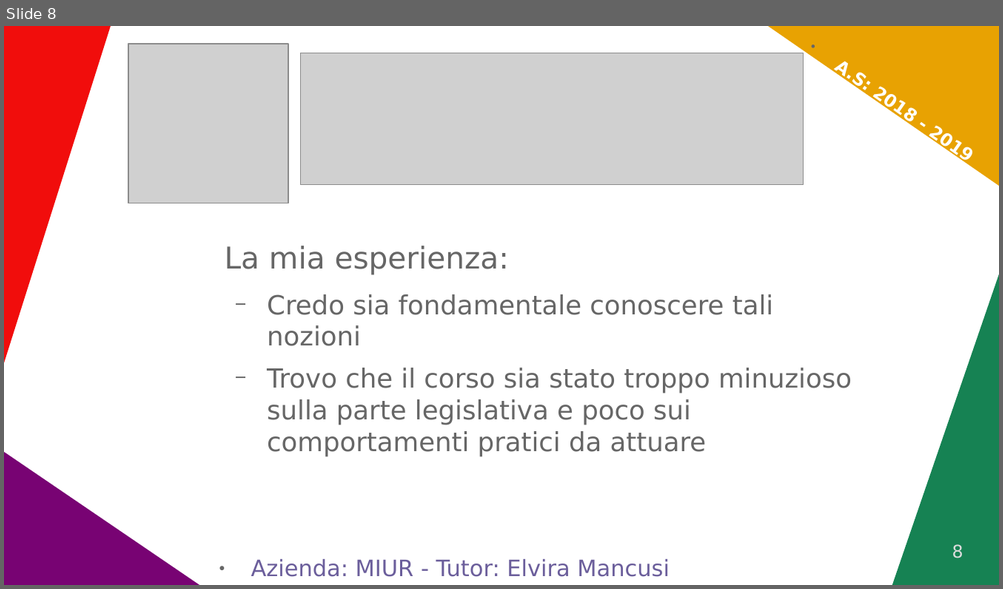
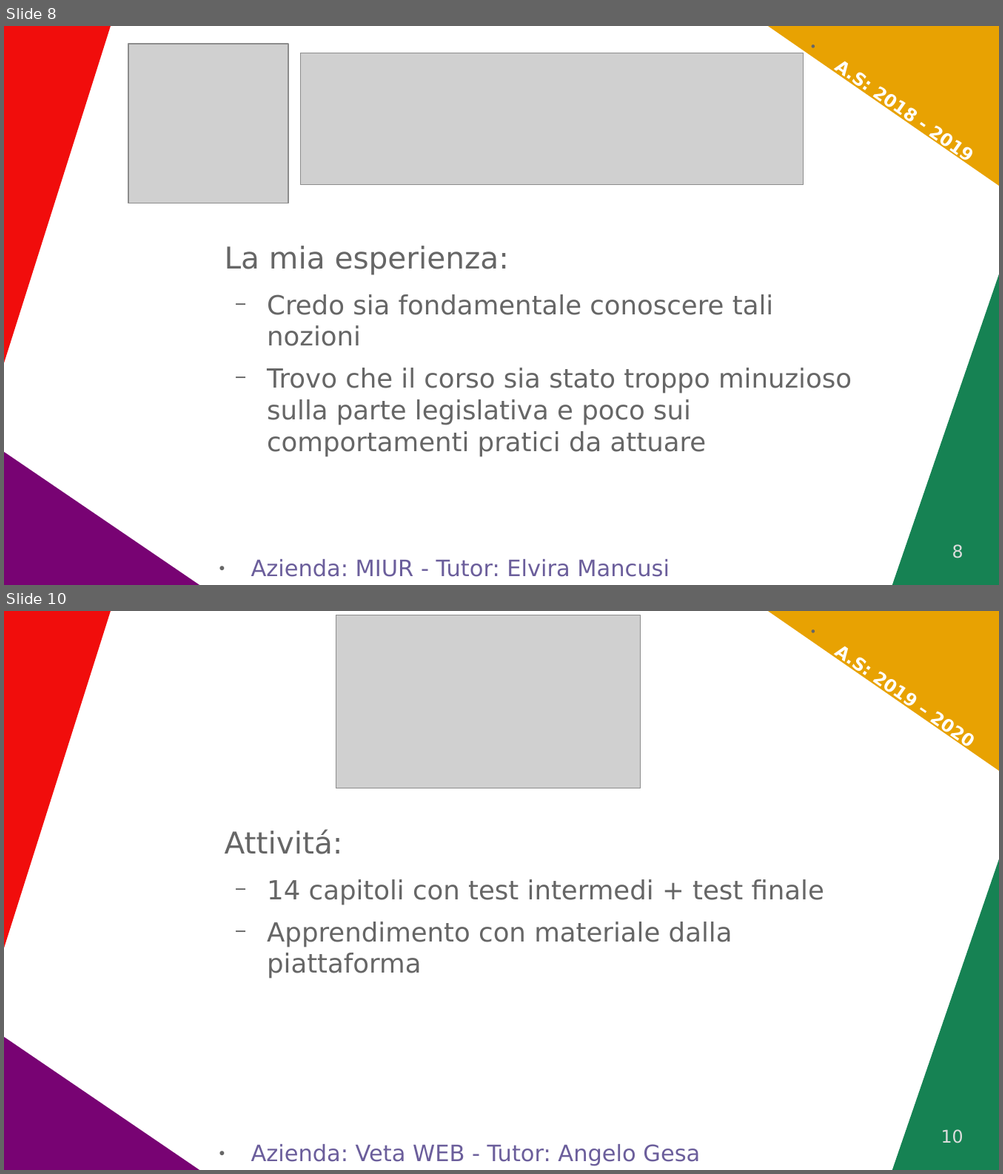
Before and after one commit to WAPEETY/media-way, a slide deck: proof_of_concept/PCTO.odp. Shown one above the other, each under a label of ours: slide 8 before the commit, slides 8 and 10 after it; the slides between them are not shown. The pictures are 1003x589 and 1003x1174 pixels, drawn with LibreOffice and Linux fonts; fonts in the diff are those of the drawing; grey boxes stand for pictures. Boxes give left, top, right and bottom in pixels: in the first picture for what was removed or moved away, otherwise in the second. Text is boxed around its words. In the diff, an @@ line names an element or a change of style, - is before the commit and + after.

```diff
--- a/proof_of_concept/PCTO.odp
+++ b/proof_of_concept/PCTO.odp
@@ slide 10 added at box(4, 611, 999, 1170), background #FFFFFF; not listed: 4 template elements that a slide beside it also shows @@
@@ picture added at box(336, 615, 640, 789) @@
@@ text added at box(834, 646, 867, 676), 14 pt, text #FFFFFF, bold @@
+● A.S: 2019 – 2020
@@ text added at box(225, 829, 824, 979), 21 pt, text #666666 @@
+Attivitá:
+  − 14 capitoli con test intermedi + test finale
+  − Apprendimento con materiale dalla piattaforma
@@ page number added at box(941, 1130, 963, 1144), 14 pt, text #DDDDDD @@
+10
@@ text added at box(251, 1145, 700, 1167), 18 pt, text #6B5E9B @@
+● Azienda: Veta WEB - Tutor: Angelo Gesa
```
Also in this commit, not shown: 6 other slides added.
